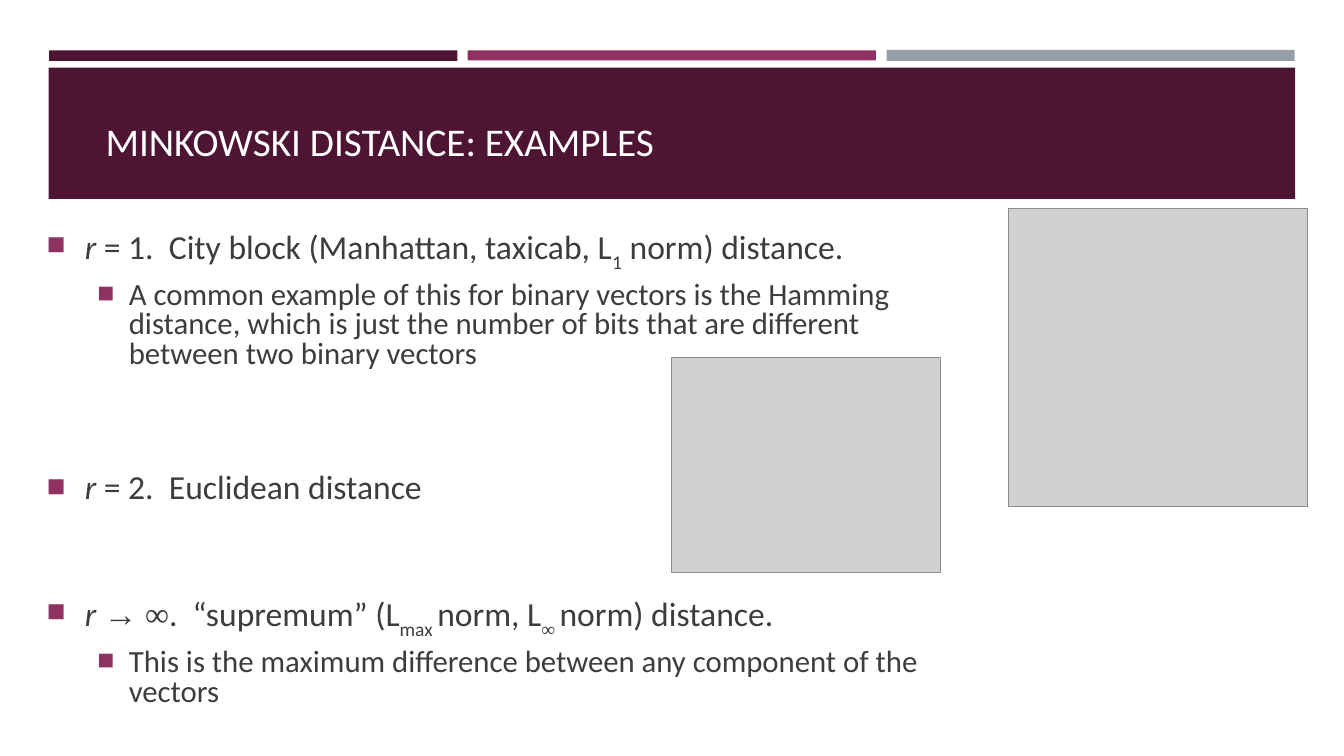
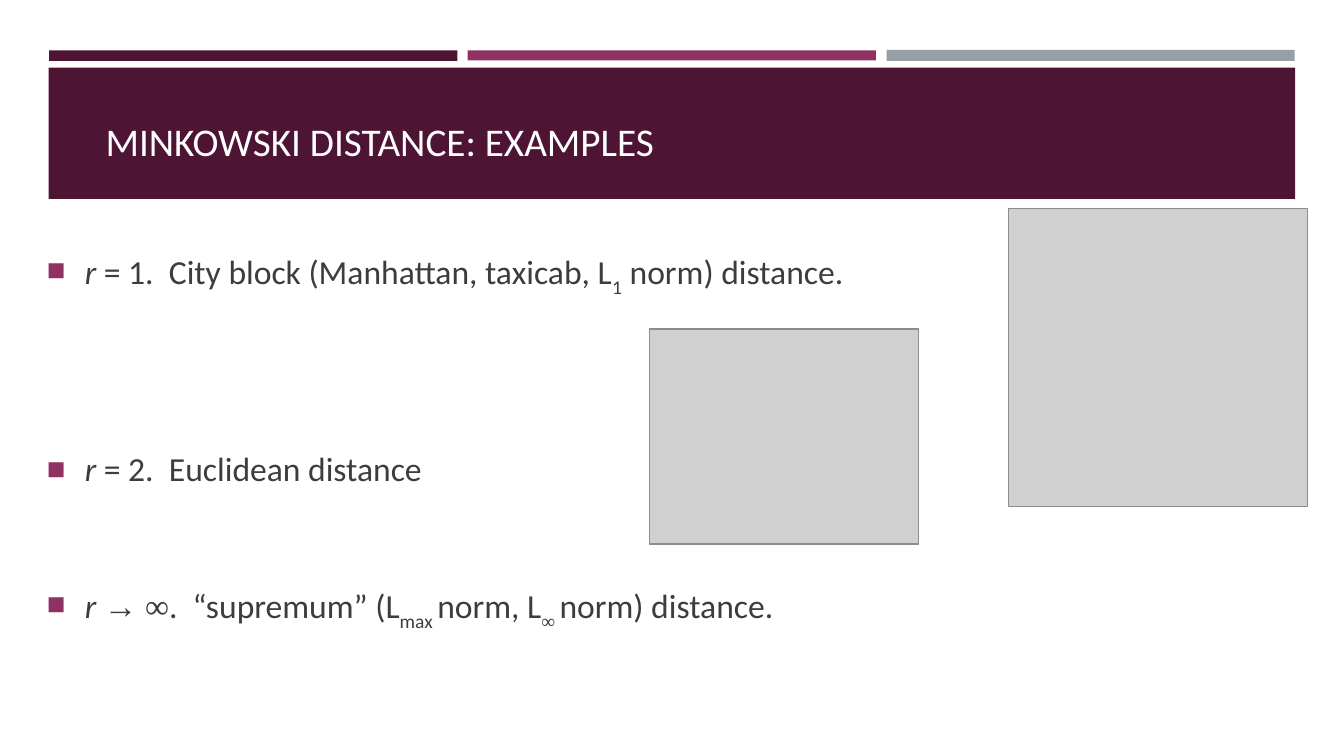
Before and after one commit to BeiyuLinCS/beiyulin.github.io, a slide deck: slide 9 of teach/fall_21/slides/ds_4.pptx (slide 8 before the commit). Drawn at 1344x756 pixels with LibreOffice and Linux fonts; fonts in the diff are those of the drawing; grey boxes stand for pictures. Boxes give left, top, right and bottom in pixels: in the first picture for what was removed or moved away, otherwise in the second. Text is boxed around its words. In the diff, an @@ line names an element or a change of style, - is before the commit and + after.

```diff
--- a/teach/fall_21/slides/ds_4.pptx
+++ b/teach/fall_21/slides/ds_4.pptx
@@ text "r = 1. City block ..." at bbox=[85, 259, 843, 624]: line spacing 0.8 to 0.9 @@
@@ text at bbox=[129, 283, 889, 369]: paragraph removed @@
-  ■ A common example of this for binary vectors is the Hamming distance, which is just the number of bits that are different between two binary vectors
@@ picture: place and size @@
-picture at bbox=[673, 358, 941, 573]
+picture at bbox=[649, 329, 918, 543]
@@ text at bbox=[129, 650, 918, 703]: paragraph removed @@
-  ■ This is the maximum difference between any component of the vectors
```
Also in this commit, not shown: 11 other slides changed, 1 slide added, 18 slides removed, 10 other files.
